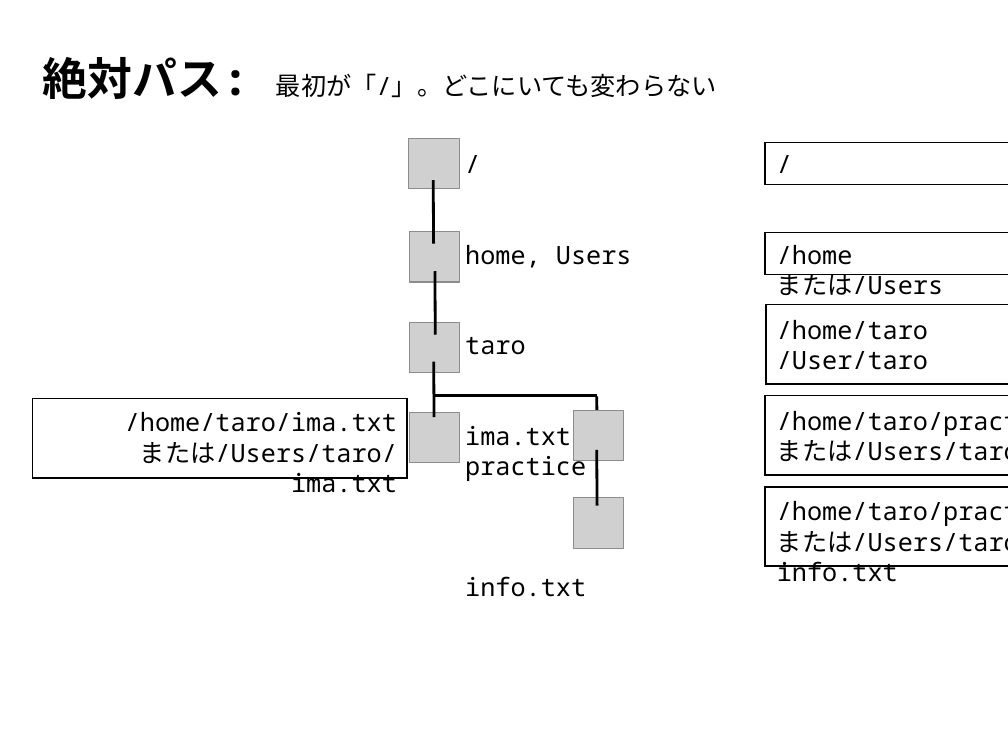
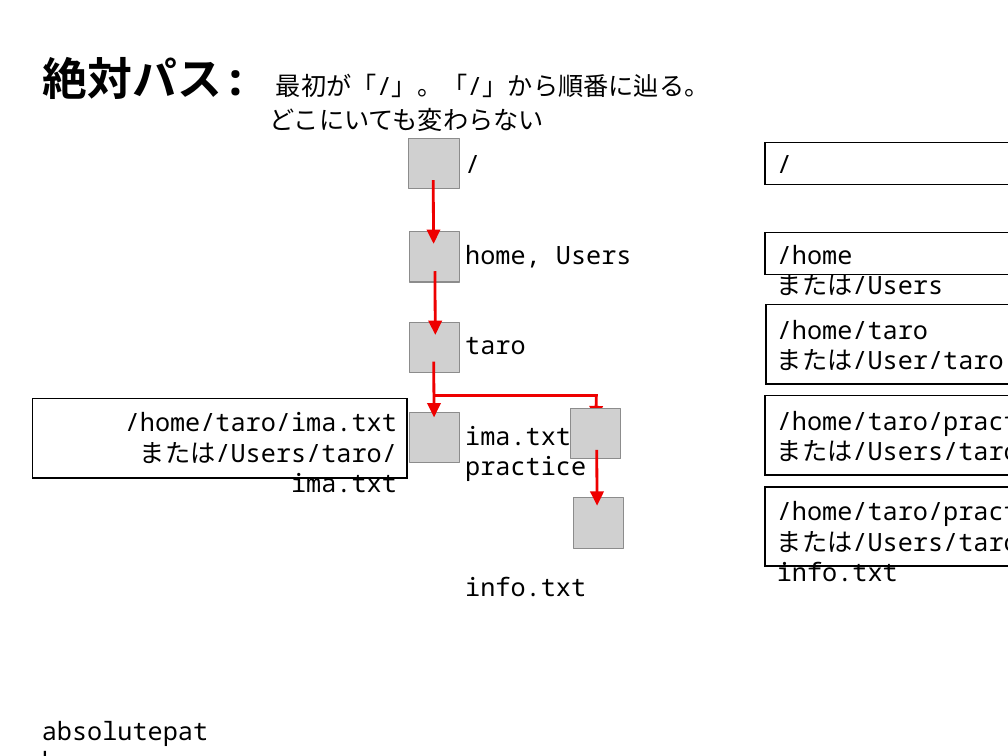
Before and after one commit to akokubo/how-to-use-unix, a slide deck: slide 4 of materials/file-folder.pptx. Drawn at 1008x756 pixels with LibreOffice and Linux fonts; fonts in the diff are those of the drawing; grey boxes stand for pictures. Boxes give left, top, right and bottom in pixels: in the first picture for what was removed or moved away, otherwise in the second. Text is boxed around its words. In the diff, an @@ line names an element or a change of style, - is before the commit and + after.

```diff
--- a/materials/file-folder.pptx
+++ b/materials/file-folder.pptx
@@ text at (43,57,709,131): text changed @@
-絶対パス: 最初が「/」。どこにいても変わらない
+絶対パス: 最初が「/」。「/」から順番に辿る。
+どこにいても変わらない
@@ line (433, 180) - (433, 244): line to arrow; stroke #000000 2 pt to #EE0000 2 pt @@
@@ line (434, 271) - (435, 335): line to arrow; stroke #000000 2 pt to #EE0000 2 pt @@
@@ text at (777,349,1004,370): text changed @@
-/User/taro
+または/User/taro
@@ line (433, 362) - (434, 417): line to arrow; stroke #000000 2 pt to #EE0000 2 pt @@
@@ line (433, 396) - (597, 396): stroke #000000 2 pt to #EE0000 2 pt @@
@@ line moved from (597, 396) - (597, 424) to (596, 420) - (597, 394) @@
@@ line (596, 420) - (597, 394): line to arrow; stroke #000000 2 pt to #EE0000 2 pt @@
@@ line (597, 450) - (597, 505): line to arrow; stroke #000000 2 pt to #EE0000 2 pt @@
@@ text added at (32,711,220,751), 18 pt, text #000000 @@
+absolutepath
```
Also in this commit, not shown: 2 other slides changed, 2 slides added, 20 other files.
